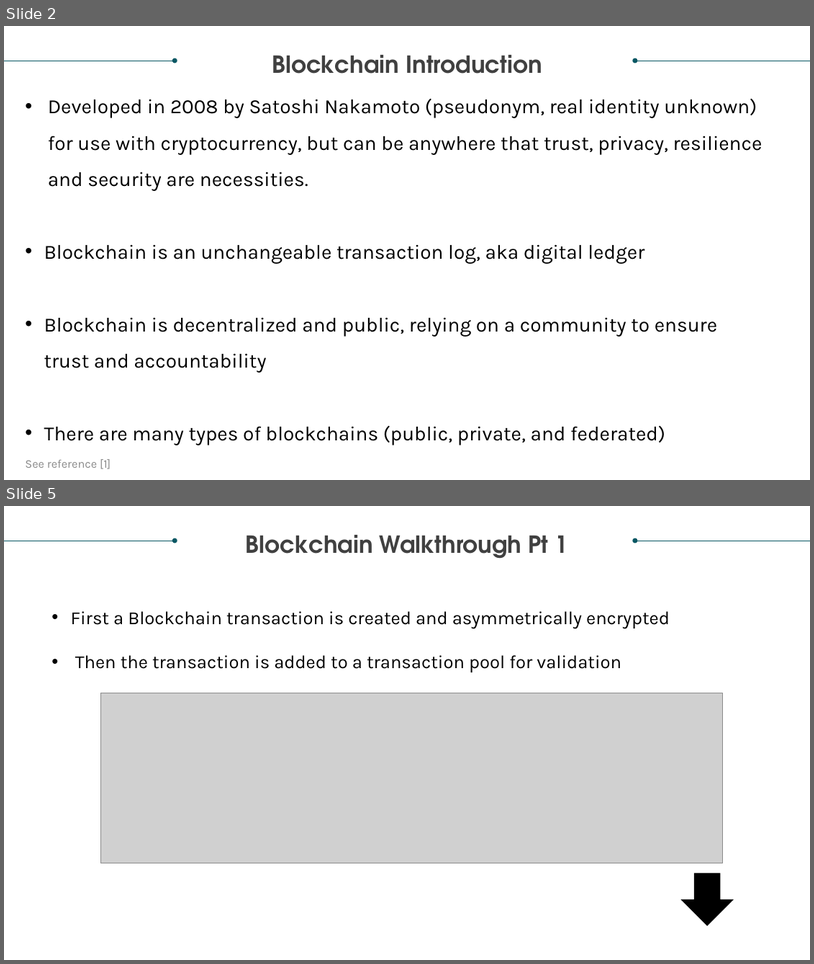
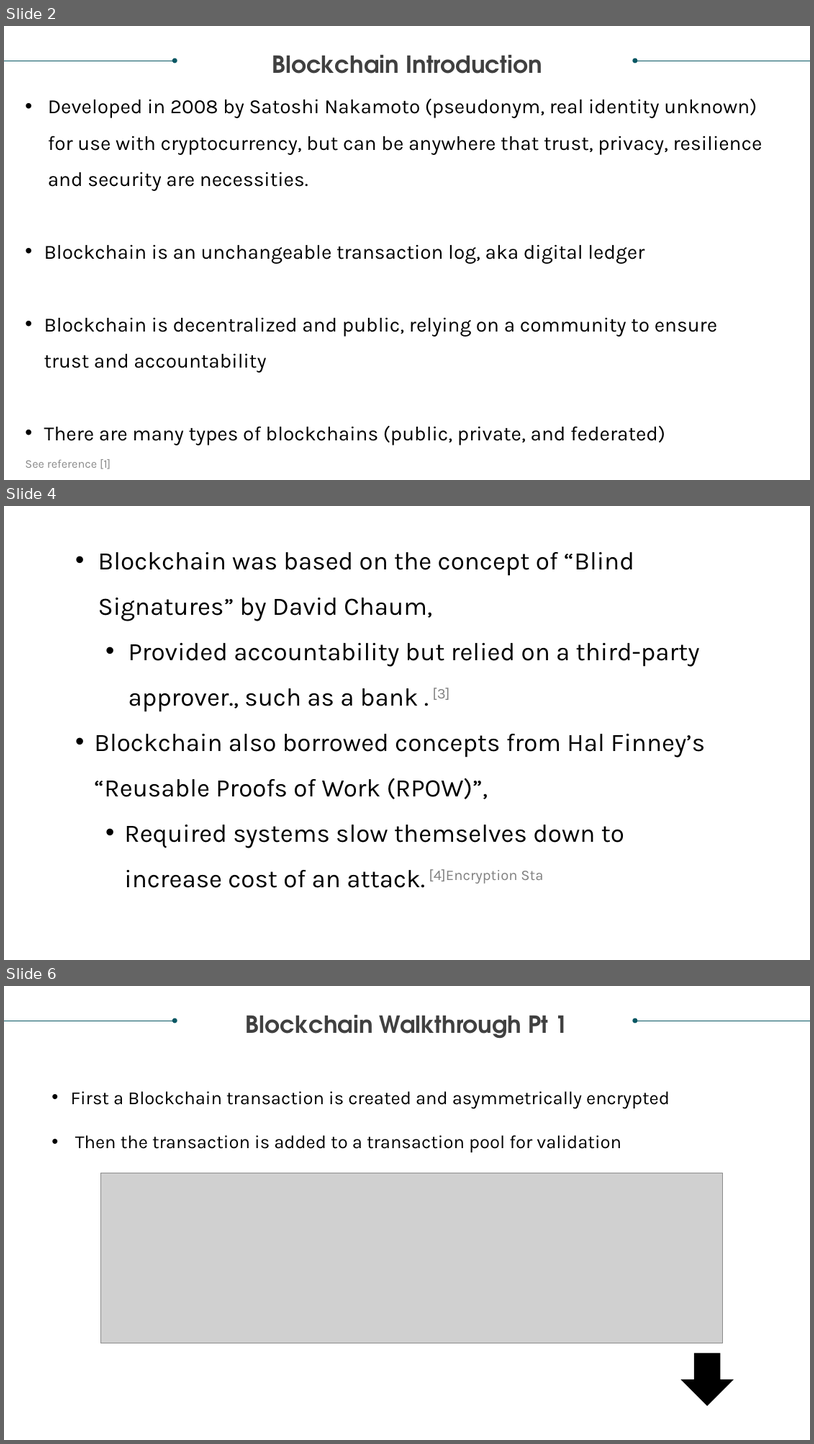
Before and after one commit to realdanielbyrne/BlockChainIntro, a slide deck: DS749 Project_Team 4_Blockchain Analysis.pptx. Shown one above the other, each under a label of ours: slides 2 and 5 before the commit, slides 2, 4 and 6 after it; the slides between them are not shown. The pictures are 814x964 and 814x1444 pixels, drawn with LibreOffice and Linux fonts; fonts in the diff are those of the drawing; grey boxes stand for pictures. Boxes give left, top, right and bottom in pixels: in the first picture for what was removed or moved away, otherwise in the second. Text is boxed around its words. In the diff, an @@ line names an element or a change of style, - is before the commit and + after.

```diff
--- a/DS749 Project_Team 4_Blockchain Analysis.pptx
+++ b/DS749 Project_Team 4_Blockchain Analysis.pptx
@@ slide 4 added at bbox=[4, 506, 810, 960], background #FFFFFF @@
@@ text added at bbox=[94, 552, 705, 888], 30 pt, text #000000 @@
+• Blockchain was based on the concept of “Blind Signatures” by David Chaum,
+  • Provided accountability but relied on a third-party approver., such as a bank . [3]
+• Blockchain also borrowed concepts from Hal Finney’s “Reusable Proofs of Work (RPOW)”,
+  • Required systems slow themselves down to increase cost of an attack. [4]Encryption Sta
@@ what was slide 5 is now slide 6 @@
```
Also in this commit, not shown: 2 slides changed.
